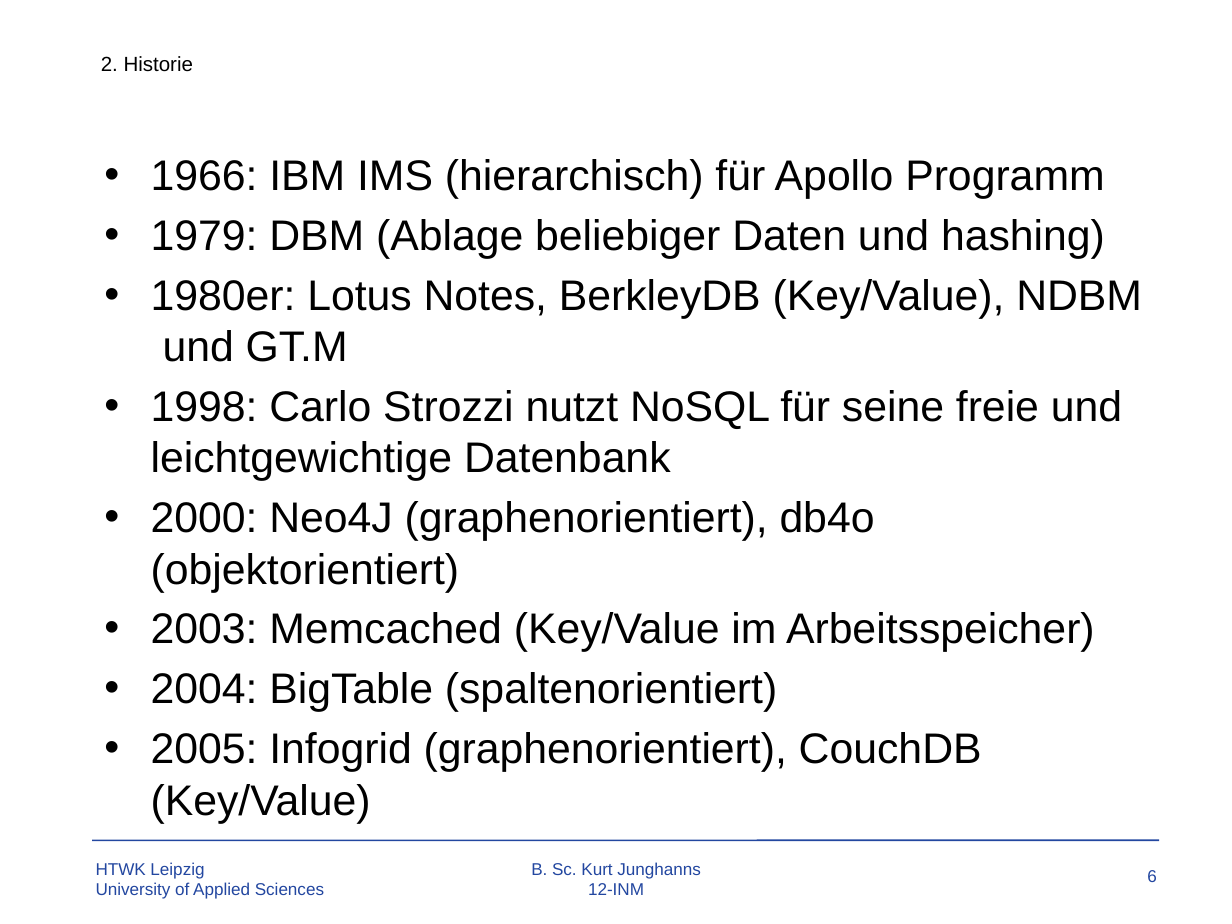
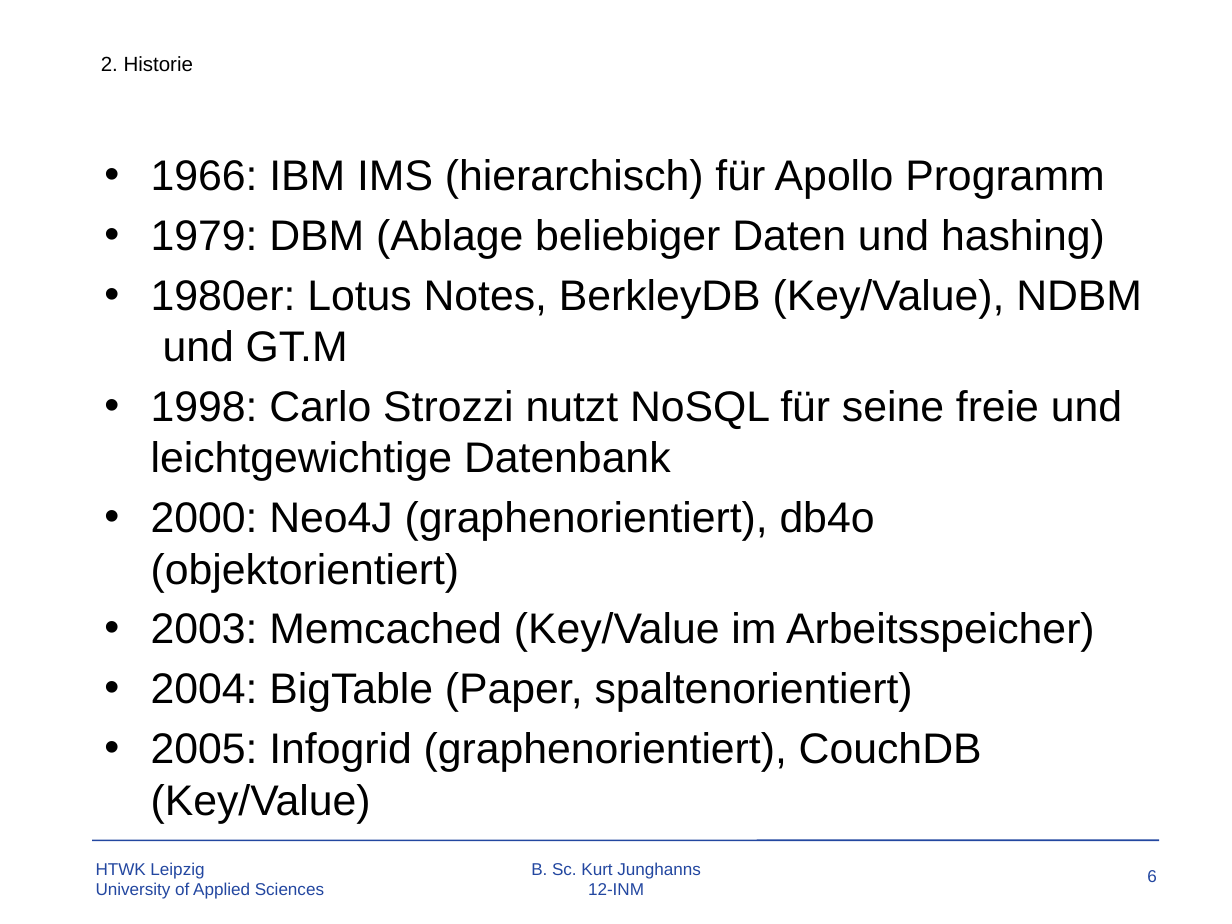
Before and after one commit to TBoonX/OS-Datenbanken, a slide deck: slide 6 of Praesentation.pptx. Drawn at 1232x924 pixels with LibreOffice and Linux fonts; fonts in the diff are those of the drawing; background and template pictures are left out. Boxes give left, top, right and bottom in pixels: in the first picture for what was removed or moved away, otherwise in the second. Text is boxed around its words. In the diff, an @@ line names an element or a change of style, - is before the commit and + after.

```diff
--- a/Praesentation.pptx
+++ b/Praesentation.pptx
@@ text at [151, 672, 913, 712]: text changed @@
-• 2004: BigTable (spaltenorientiert)
+• 2004: BigTable (Paper, spaltenorientiert)
```
Also in this commit, not shown: 5 other slides changed, 6 slides added.
